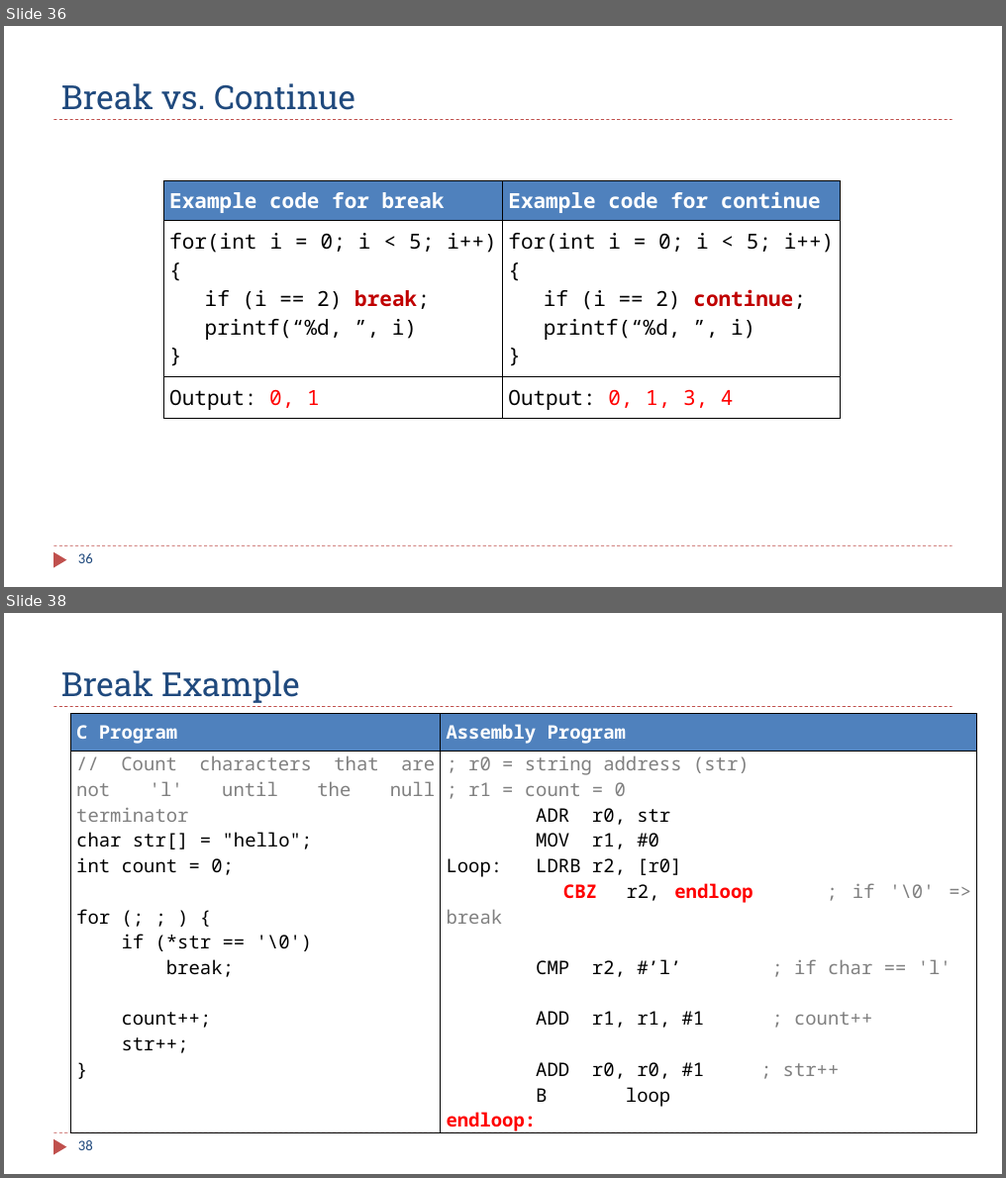
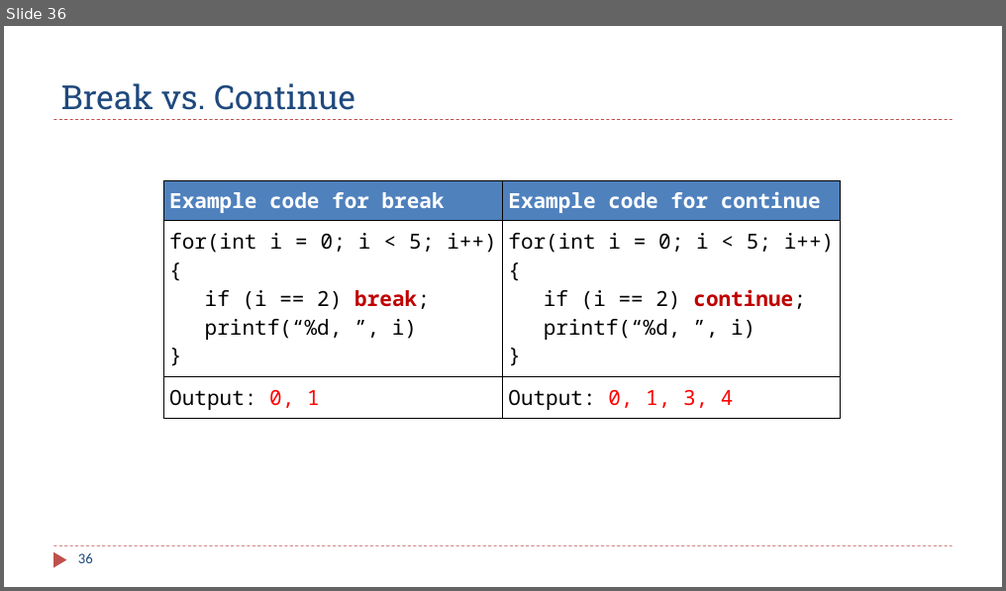
Before and after one commit to guhofstra/CSC111Sp26, a slide deck: PPTs/Ch6_ARM_Control_Flow.pptx. Shown one above the other, each under a label of ours: slides 36 and 38 before the commit, slide 36 after it; the slides between them are not shown. The pictures are 1006x1178 and 1006x591 pixels, drawn with LibreOffice and Linux fonts; fonts in the diff are those of the drawing. Boxes give left, top, right and bottom in pixels: in the first picture for what was removed or moved away, otherwise in the second. Text is boxed around its words. In the diff, an @@ line names an element or a change of style, - is before the commit and + after.

```diff
--- a/PPTs/Ch6_ARM_Control_Flow.pptx
+++ b/PPTs/Ch6_ARM_Control_Flow.pptx
@@ slide 38 removed at [4,613,1002,1174], background #FFFFFF; not listed: 3 template elements that a slide beside it also shows @@
@@ title removed at [61,670,300,703] @@
-Break Example
@@ table removed at [70,714,977,1138], 2 rows, 2 columns @@
-C Program | Assembly Program
-// Count characters that are not 'l' until the null terminator / char str[] = "hello"; / int count = 0; / for (; ; ) { / if (*str == '\0') / break; / count++; / str++; / } | ; r0 = string address (str) / ; r1 = count = 0 / ADR r0, str / MOV r1, #0 / Loop: LDRB r2, [r0] / CBZ r2, endloop ; if '\0' => break / CMP r2, #’l’ ; if char == 'l' / ADD r1, r1, #1 ; count++ / ADD r0, r0, #1 ; str++ / B loop / endloop:
@@ page number removed at [78,1141,93,1151] @@
-38
```
Also in this commit, not shown: 2 slides changed, 1 other file.
